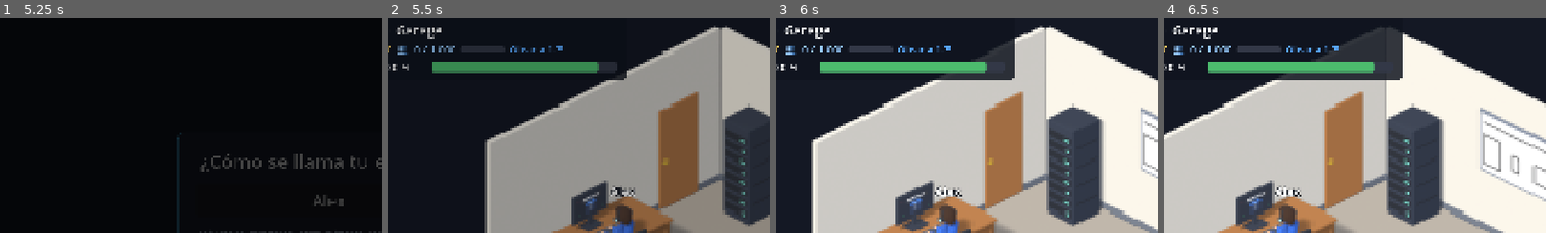
Above: before the commit, frames 1-4 (left to right).
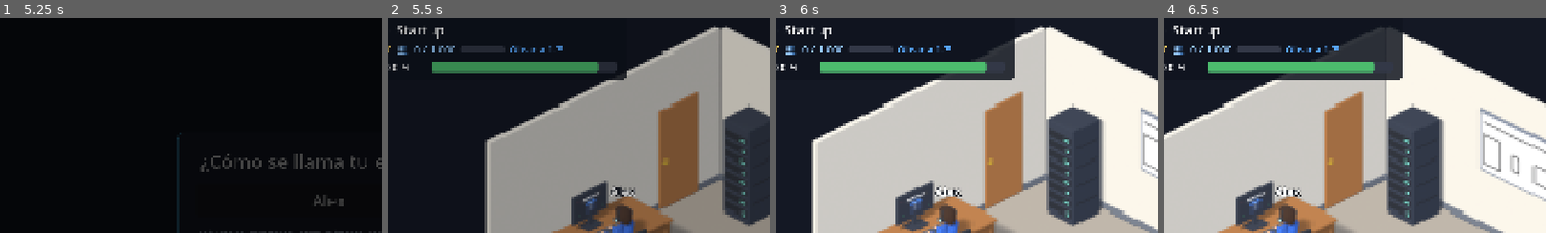
Above: after the commit, the same moments.

Repository: SaidSar/server-flow-2d
Game: Godot game, scene res://scenes/main/main.tscn
Two runs of this game, one before a commit and one after it. Both use one fixed random seed, a clock stepped at 60 frames per second and the inputs below.
Inputs (mouse positions are % of the whole screen's width and height, from its top left):
- Up to frame 1 (5.25 s): click "Nueva partida" at 0.5 s; move the mouse to (72, 45) at 1.27 s; click (72, 45) at 1.42 s; move the mouse to (30, 55) at 2.02 s; click (30, 55) at 2.17 s; click (50, 46) at 2.77 s; type "Alex" at 2.85 s; click "Siguiente" at 3.5 s; click (50, 46) at 4.27 s; type "Alex" at 4.35 s; click "Comenzar" at 5 s
- Up to frame 2 (5.5 s): no input
- Up to frame 3 (6 s): click (96, 7) at 5.75 s
- Up to frame 4 (6.5 s): no input
The pictures show only the part of the screen within x 6-56%, y 3-53%; the shares and areas given below are measured in that part.

Frame 1 is identical in both runs. In frame 2, 0.4% of the frame differs, in the area x 2-15%, y 3-10%; in frame 3, 0.4%; in frame 4, 0.4%.

Commit message:
fix: el HUD del cuarto muestra la etapa actual, igual que el dashboard
El HUD del garage mostraba el nombre del cuarto ("Garage") y el del
dashboard la etapa ("Enterprise") en la misma partida. Ahora los dos
usan StageData.display_name. StageData.room_ready decide si la etapa
tiene su propio cuarto; si no, se usa el garage y el HUD muestra
"Cuarto temporal: garage".

Co-Authored-By: Claude Opus 5.5 <noreply@anthropic.com>

Diff:
--- a/resources/stages/startup.tres
+++ b/resources/stages/startup.tres
@@ -15,6 +15,7 @@
 display_name = "Startup"
 room_name = "Garage"
 room_scene_path = "res://scenes/rooms/garage.tscn"
+room_ready = true
 description = "Tu empresa nace en un garage con un solo servidor."
 user_goal = 1000
 coin_per_req = 0.57
--- a/scenes/ui/hud.tscn
+++ b/scenes/ui/hud.tscn
@@ -60,7 +60,15 @@
 unique_name_in_owner = true
 layout_mode = 2
 theme_override_font_sizes/font_size = 34
-text = "NexusSoft · Garage"
+text = "NexusSoft · Startup"
+
+[node name="TemporaryRoomLabel" type="Label" parent="Root/StatusPanel/Rows"]
+unique_name_in_owner = true
+visible = false
+layout_mode = 2
+theme_override_colors/font_color = Color(0.6, 0.66, 0.76, 1)
+theme_override_font_sizes/font_size = 22
+text = "Cuarto temporal: garage"
 
 [node name="Stats" type="HBoxContainer" parent="Root/StatusPanel/Rows"]
 layout_mode = 2
--- a/scripts/autoload/scene_router.gd
+++ b/scripts/autoload/scene_router.gd
@@ -92,9 +92,14 @@
 	return _get_room_stage().room_name
 
 
+## true si la etapa actual todavía no tiene cuarto y se muestra el de otra etapa.
+func is_room_temporary() -> bool:
+	return Simulation.stage != null and _get_room_stage() != Simulation.stage
+
+
 func _get_room_stage() -> StageData:
 	var stage := Simulation.stage
-	if stage == null or stage.room_scene_path.is_empty():
+	if stage == null or not stage.room_ready or stage.room_scene_path.is_empty():
 		stage = Simulation.load_stage(Paths.STAGE_ORDER[0])
 	return stage
 
--- a/scripts/resources/stage_data.gd
+++ b/scripts/resources/stage_data.gd
@@ -6,10 +6,14 @@
 ## Número de etapa (1, 2, 3). Las mejoras se desbloquean por número.
 @export_range(1, 10) var number := 1
 @export var display_name: String
-## Nombre del cuarto que aparece en el HUD ("Garage", "Oficina"...).
+## Nombre del cuarto ("Garage", "Oficina"...). El HUD muestra display_name; este nombre
+## solo aparece como "Cuarto temporal" cuando otra etapa usa este cuarto.
 @export var room_name: String
-## Escena del cuarto. Vacío si todavía no existe (se usa el de la etapa 1).
+## Escena del cuarto. Vacío si todavía no existe.
 @export_file("*.tscn") var room_scene_path: String
+## true si el cuarto de esta etapa ya existe. Si es false, se usa el de la etapa 1
+## y el HUD avisa que es un cuarto temporal.
+@export var room_ready := false
 @export_multiline var description: String
 
 @export_group("Meta y economía")
--- a/scripts/ui/hud.gd
+++ b/scripts/ui/hud.gd
@@ -1,7 +1,7 @@
 class_name Hud
 extends CanvasLayer
-## HUD del cuarto: "{empresa} · {cuarto}", monedas, usuarios, oleada, barra de SLA,
-## aviso cuando la PC necesita atención y botón de personalizar.
+## HUD del cuarto: "{empresa} · {etapa}" (igual que el dashboard), aviso de cuarto temporal,
+## monedas, usuarios, oleada, barra de SLA, aviso cuando la PC necesita atención y botón de personalizar.
 
 signal customize_requested
 
@@ -10,6 +10,7 @@
 @export var show_customize_button := true
 
 @onready var _title_label: Label = %TitleLabel
+@onready var _temporary_room_label: Label = %TemporaryRoomLabel
 @onready var _coins_label: Label = %CoinsLabel
 @onready var _users_label: Label = %UsersLabel
 @onready var _users_bar: ProgressBar = %UsersBar
@@ -64,7 +65,10 @@
 
 func _refresh() -> void:
 	var company := GameState.company_name if not GameState.company_name.is_empty() else DEFAULT_COMPANY_NAME
-	_title_label.text = "%s · %s" % [company, SceneRouter.get_current_room_name()]
+	var stage_name := Simulation.stage.display_name if Simulation.stage != null else ""
+	_title_label.text = "%s · %s" % [company, stage_name]
+	_temporary_room_label.visible = SceneRouter.is_room_temporary()
+	_temporary_room_label.text = "Cuarto temporal: %s" % SceneRouter.get_current_room_name().to_lower()
 	_coins_label.text = NumberFormat.thousands(Simulation.coins)
 	var goal := Simulation.stage.user_goal if Simulation.stage != null else 0
 	_users_label.text = "%s / %s" % [NumberFormat.thousands(Simulation.users_served), NumberFormat.thousands(goal)]
